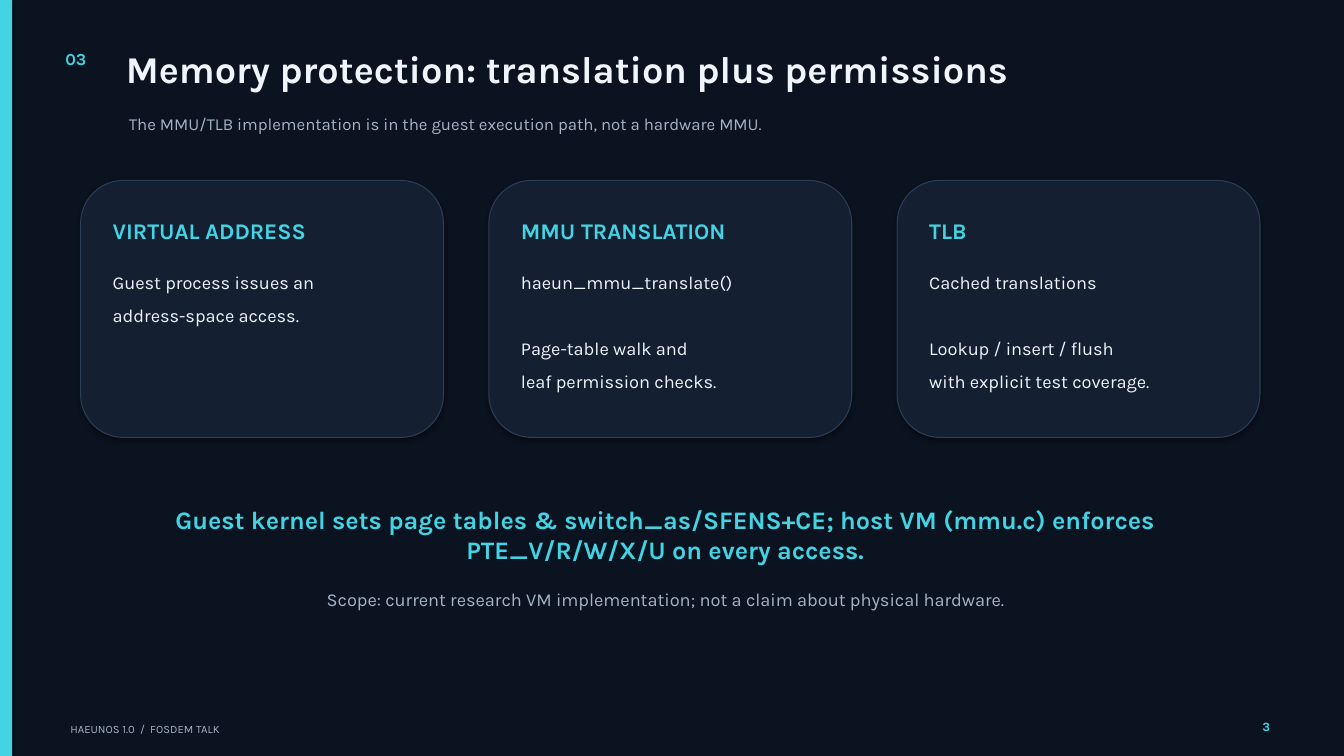
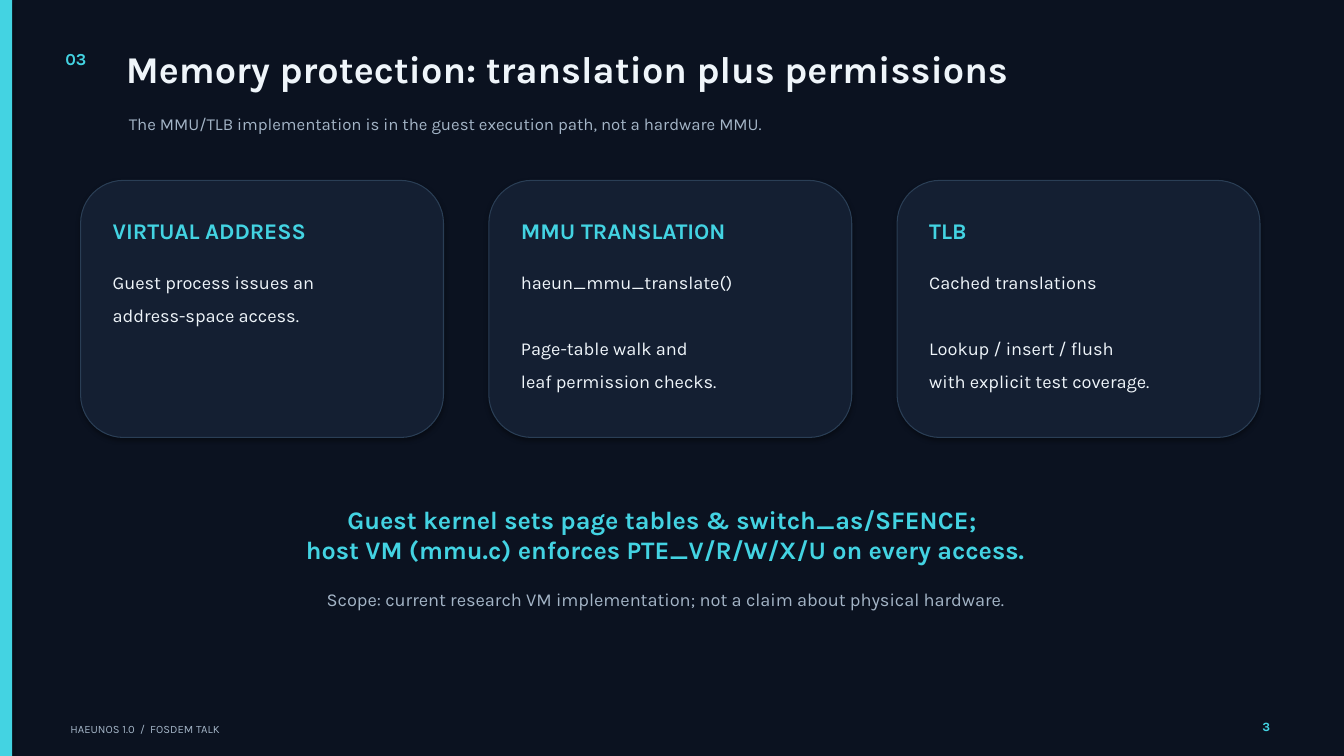
Before and after one commit to HaeunJang271/HaeunOS, a slide deck: slide 3 of research/presentation/fosdem-2027/HaeunOS_FOSDEM_5min_Talk_Revised.pptx. Drawn at 1344x756 pixels with LibreOffice and Linux fonts; fonts in the diff are those of the drawing. Boxes give left, top, right and bottom in pixels: in the first picture for what was removed or moved away, otherwise in the second. Text is boxed around its words. In the diff, an @@ line names an element or a change of style, - is before the commit and + after.

```diff
--- a/research/presentation/fosdem-2027/HaeunOS_FOSDEM_5min_Talk_Revised.pptx
+++ b/research/presentation/fosdem-2027/HaeunOS_FOSDEM_5min_Talk_Revised.pptx
@@ text at [306, 510, 1024, 566]: text changed @@
-Guest kernel sets page tables & switch_as/SFENS+CE; host VM (mmu.c) enforces PTE_V/R/W/X/U on every access.
+Guest kernel sets page tables & switch_as/SFENCE;
+host VM (mmu.c) enforces PTE_V/R/W/X/U on every access.
```
Also in this commit, not shown: 2 other slides changed, 2 other files.
